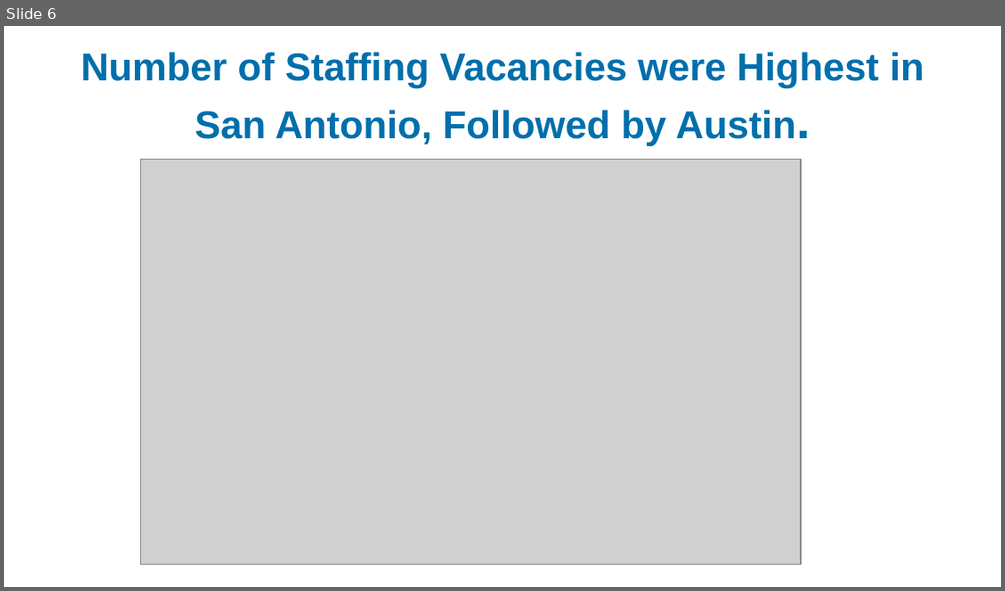
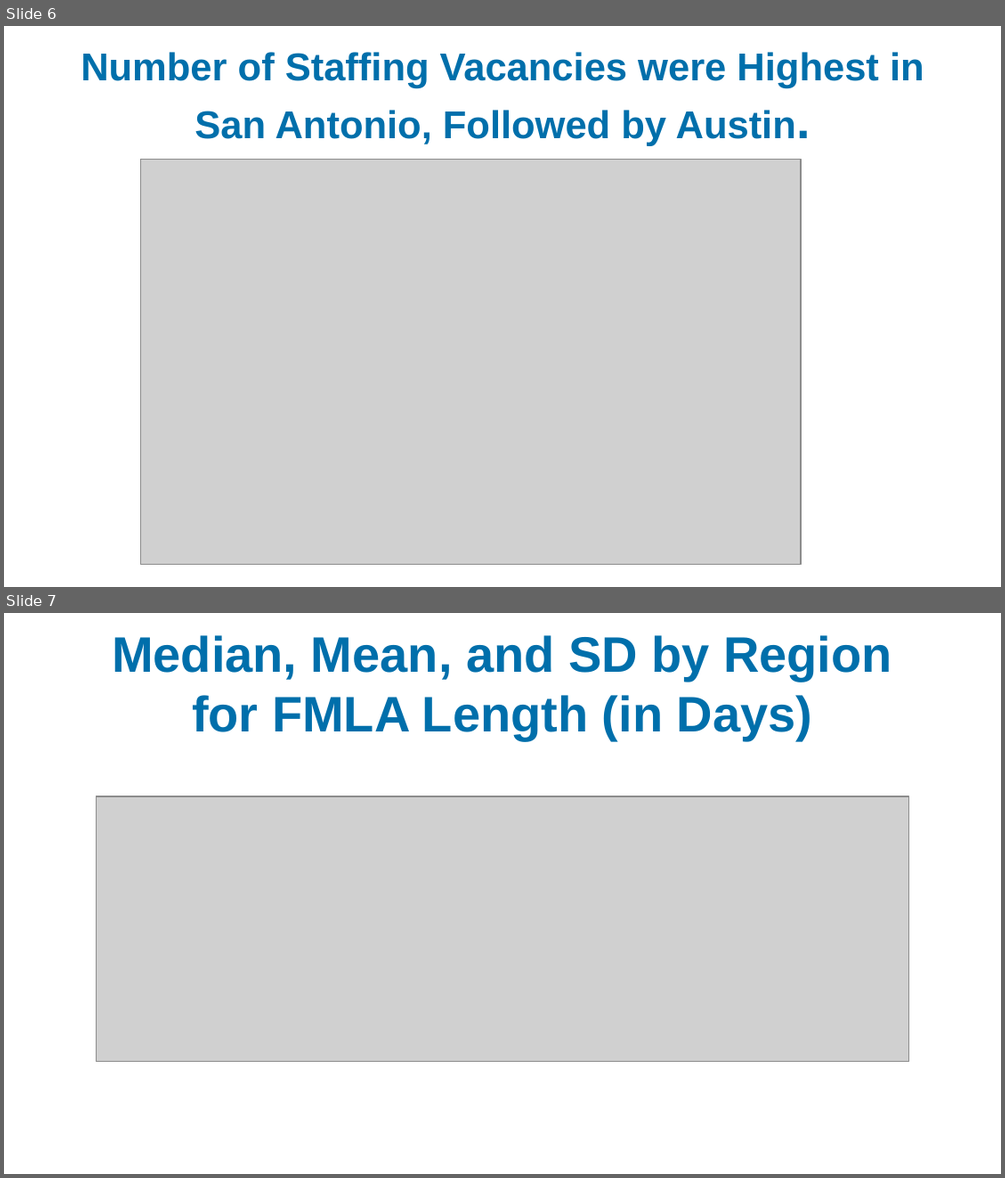
Before and after one commit to idea-analytics/Staffing_Trends_Performance_Vacancies, a slide deck: graphs/Staffing_Part1_23-24_preliminary_report.pptx. Shown one above the other, each under a label of ours: slide 6 before the commit, slides 6 and 7 after it. The pictures are 1005x591 and 1005x1178 pixels, drawn with LibreOffice and Linux fonts; fonts in the diff are those of the drawing; grey boxes stand for pictures; background and template pictures are left out. Boxes give left, top, right and bottom in pixels: in the first picture for what was removed or moved away, otherwise in the second. Text is boxed around its words. In the diff, an @@ line names an element or a change of style, - is before the commit and + after.

Commit message:
FMLA counts
clean FMLA data, median and mean and SD

```diff
--- a/graphs/Staffing_Part1_23-24_preliminary_report.pptx
+++ b/graphs/Staffing_Part1_23-24_preliminary_report.pptx
@@ slide 7 added at [4, 613, 1001, 1174], background picture (left out) @@
@@ title added at [112, 635, 892, 740], 36 pt, text #006FAB, bold @@
+Median, Mean, and SD by Region
+for FMLA Length (in Days)
@@ picture added at [97, 796, 909, 1062] @@
```
Also in this commit, not shown: 1 slide changed, 1 slide removed, 4 other files.
